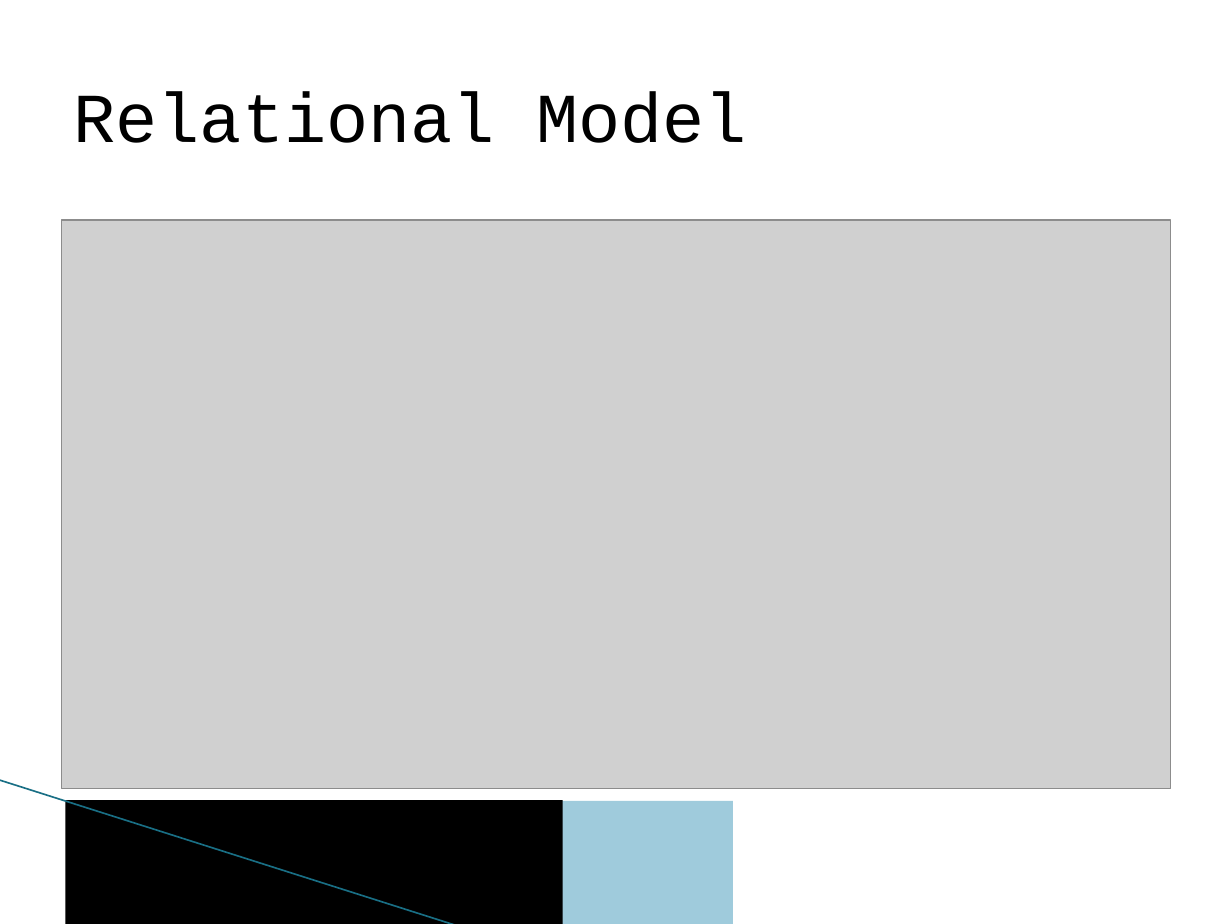
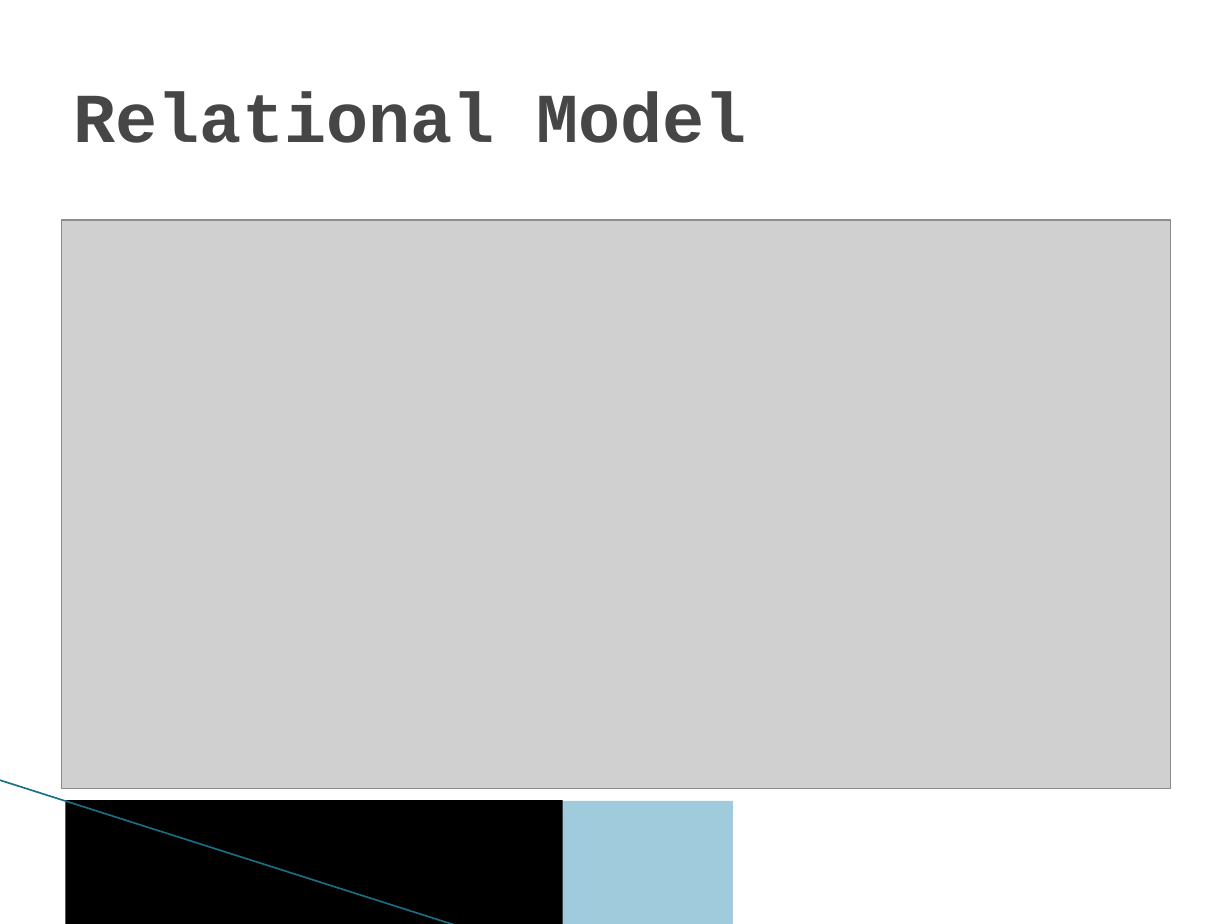
Before and after one commit to derek-truong/F15B6-ARL-RFE, a slide deck: slide 4 of ARL RFE APEX APPLICATION.pptx. Drawn at 1232x924 pixels with LibreOffice and Linux fonts; fonts in the diff are those of the drawing; grey boxes stand for pictures; background and template pictures are left out. Boxes give left, top, right and bottom in pixels: in the first picture for what was removed or moved away, otherwise in the second. Text is boxed around its words. In the diff, an @@ line names an element or a change of style, - is before the commit and + after.

```diff
--- a/ARL RFE APEX APPLICATION.pptx
+++ b/ARL RFE APEX APPLICATION.pptx
@@ text "Relational Model" at <box>74,91,747,143</box>: text colour #000000 to #464646, bold on @@
```
Also in this commit, not shown: 12 slides added, 1 slide removed, 20 other files.
